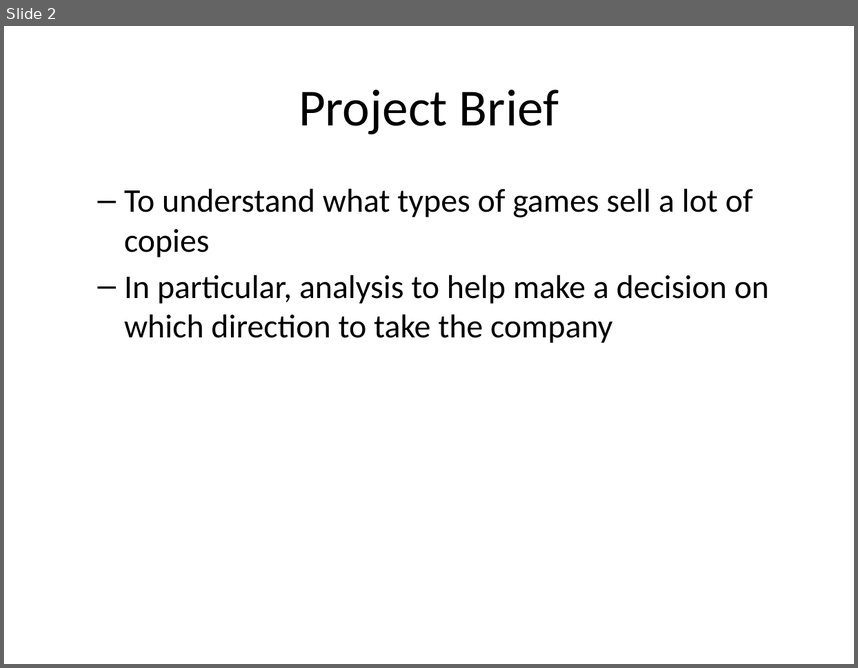
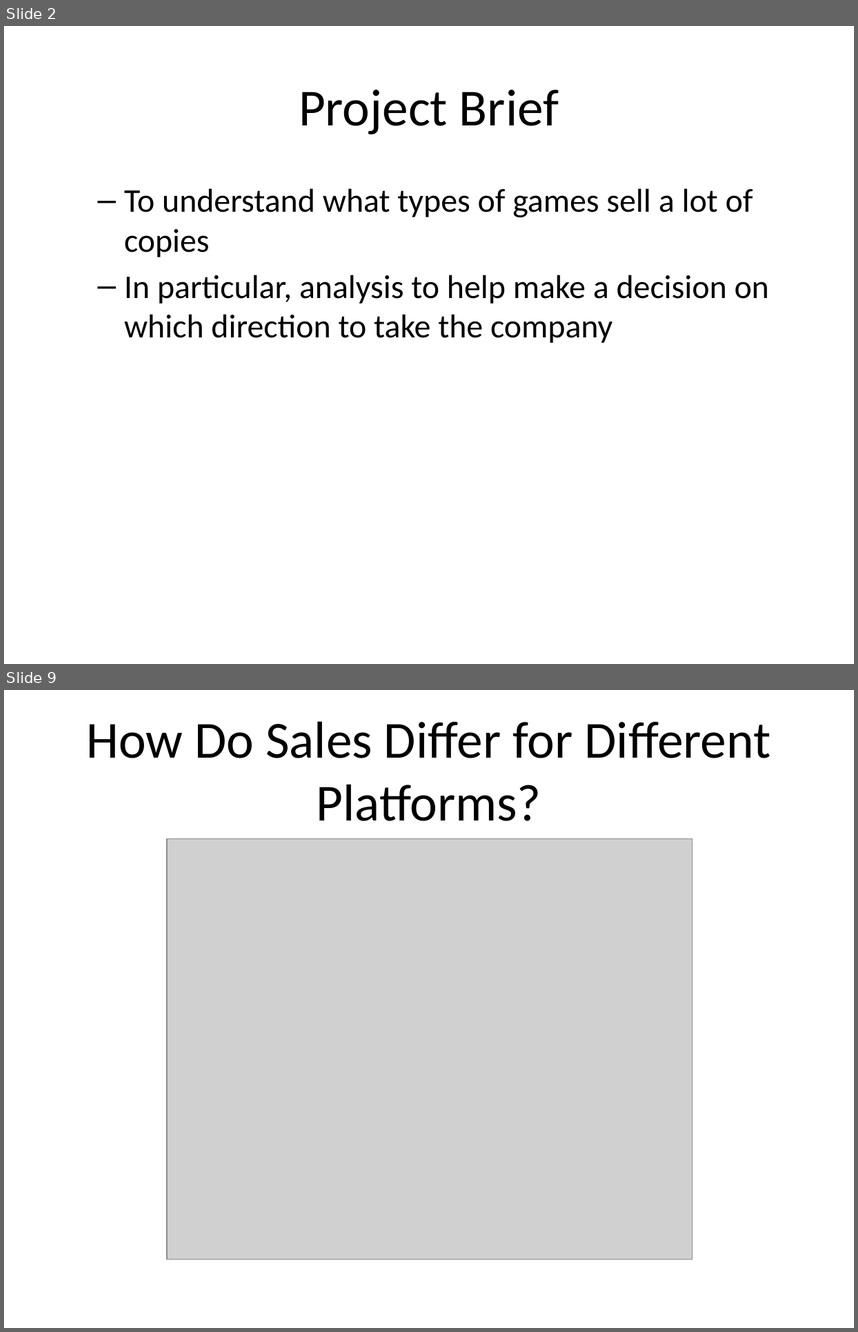
Before and after one commit to DhileasHeywood/video_games_project, a slide deck: documentation/video_games_presentation.pptx. Shown one above the other, each under a label of ours: slide 2 before the commit, slides 2 and 9 after it; the slides between them are not shown. The pictures are 858x668 and 858x1332 pixels, drawn with LibreOffice and Linux fonts; fonts in the diff are those of the drawing; grey boxes stand for pictures. Boxes give left, top, right and bottom in pixels: in the first picture for what was removed or moved away, otherwise in the second. Text is boxed around its words. In the diff, an @@ line names an element or a change of style, - is before the commit and + after.

```diff
--- a/documentation/video_games_presentation.pptx
+++ b/documentation/video_games_presentation.pptx
@@ slide 9 added at [4,690,854,1328], background #FFFFFF @@
@@ title added at [86,721,771,821], 44 pt, text #000000 @@
+How Do Sales Differ for Different Platforms?
@@ picture added at [168,839,693,1259] @@
```
Also in this commit, not shown: 1 slide changed, 7 other slides added, 1 slide removed, 7 other files.
